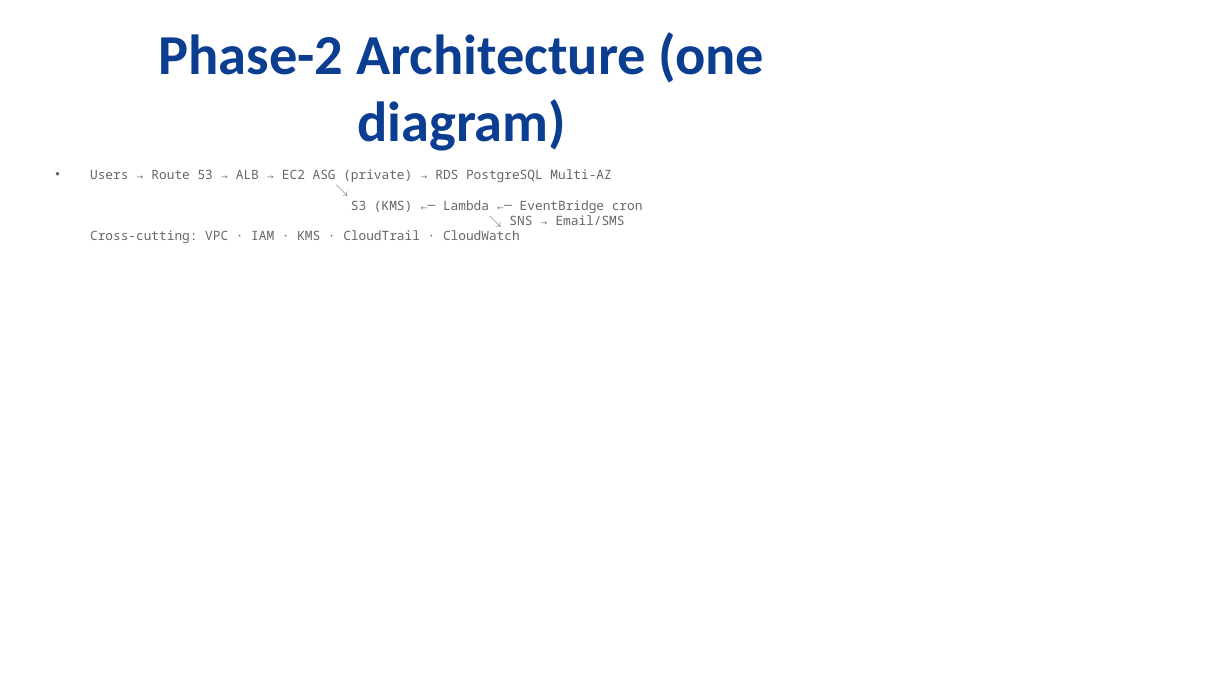
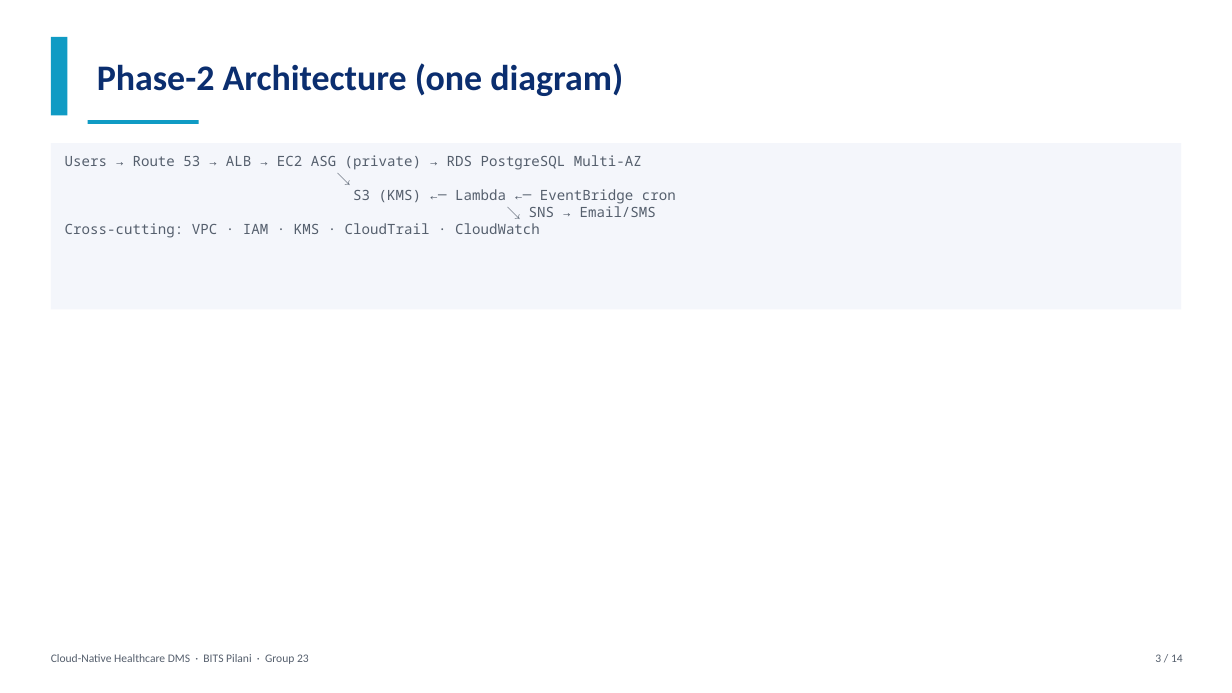
Before and after one commit to avanishpsingh/cloud-health-dms, a slide deck: slide 3 of report/CC_Project_PPT_Group23.pptx. Drawn at 1232x693 pixels with LibreOffice and Linux fonts; fonts in the diff are those of the drawing. Boxes give left, top, right and bottom in pixels: in the first picture for what was removed or moved away, otherwise in the second. Text is boxed around its words. In the diff, an @@ line names an element or a change of style, - is before the commit and + after.

```diff
--- a/report/CC_Project_PPT_Group23.pptx
+++ b/report/CC_Project_PPT_Group23.pptx
@@ rectangle added at box(51, 37, 67, 116), fill #109BC4 @@
@@ text "Phase-2 Architecture (one diagram)": place and size @@
-text "Phase-2 Architecture (one diagram)" at box(159, 32, 765, 151)
+text "Phase-2 Architecture (one diagram)" at box(97, 63, 623, 96)
@@ text "Phase-2 Architecture (one diagram)" at box(97, 63, 623, 96): size 44 to 28 pt, text colour #0B3D91 to #0B2E6F; alignment centre to left @@
@@ rectangle added at box(51, 143, 1181, 310), fill #F4F6FB @@
@@ rectangle added at box(88, 120, 199, 124), fill #109BC4 @@
@@ text at box(65, 155, 676, 238): text changed; size 10 to 11 pt; text colour #666666 to #555F6D @@
-• Users → Route 53 → ALB → EC2 ASG (private) → RDS PostgreSQL Multi-AZ
-  ↘
-  S3 (KMS) ←─ Lambda ←─ EventBridge cron
-  ↘ SNS → Email/SMS
-  Cross-cutting: VPC · IAM · KMS · CloudTrail · CloudWatch
+Users → Route 53 → ALB → EC2 ASG (private) → RDS PostgreSQL Multi-AZ
+↘
+S3 (KMS) ←─ Lambda ←─ EventBridge cron
+↘ SNS → Email/SMS
+Cross-cutting: VPC · IAM · KMS · CloudTrail · CloudWatch
@@ text added at box(51, 654, 309, 664), 9 pt, text #555F6D @@
+Cloud-Native Healthcare DMS · BITS Pilani · Group 23
@@ text added at box(1155, 654, 1183, 662), 9 pt, text #555F6D @@
+3 / 14
```
Also in this commit, not shown: 11 other slides changed, 2 slides added, 2 slides removed, 1 other file.
